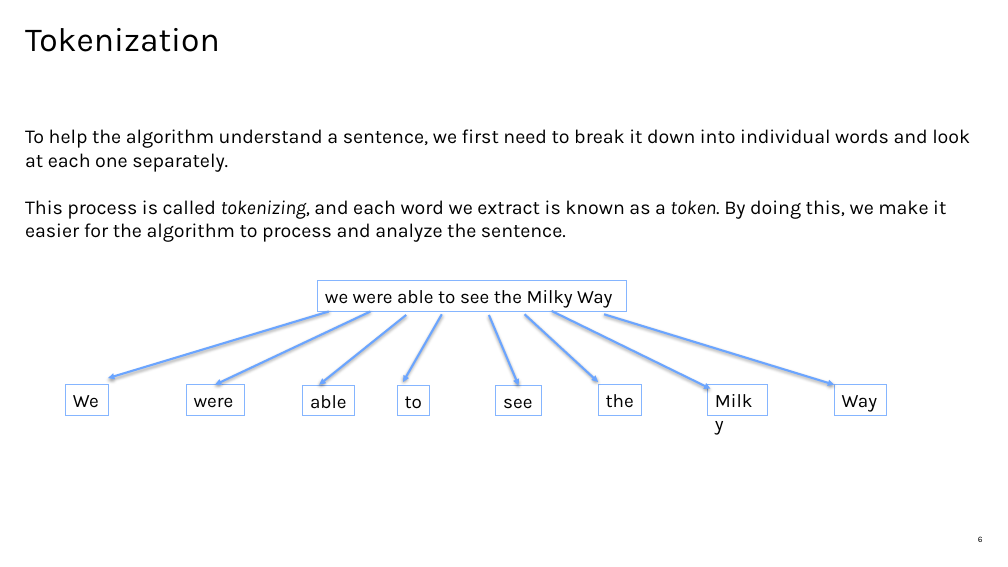
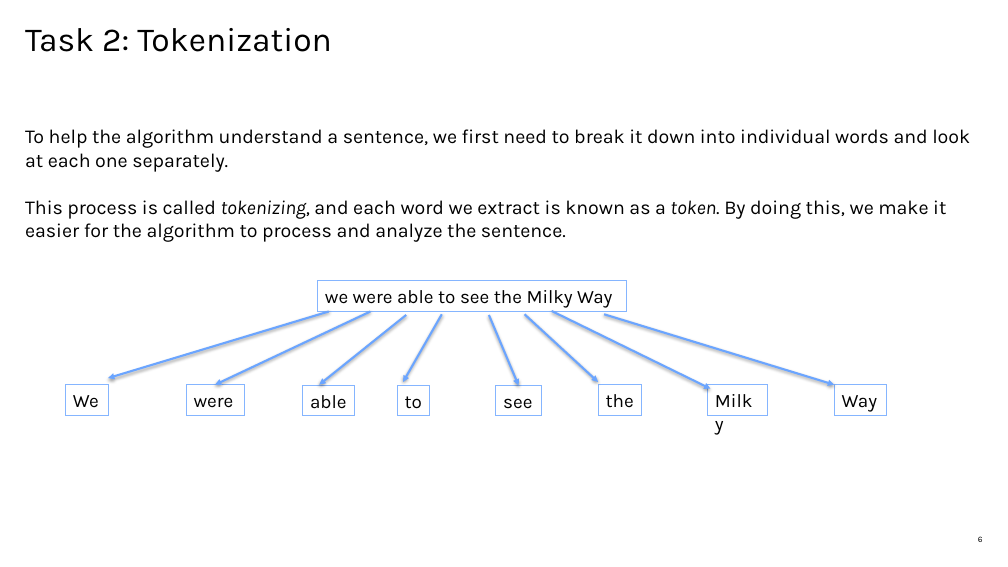
Before and after one commit to apischdo/saintpeters, a slide deck: slide 6 of NLP_Steps.pptx. Drawn at 1008x567 pixels with LibreOffice and Linux fonts; fonts in the diff are those of the drawing. Boxes give left, top, right and bottom in pixels: in the first picture for what was removed or moved away, otherwise in the second. Text is boxed around its words. In the diff, an @@ line names an element or a change of style, - is before the commit and + after.

```diff
--- a/NLP_Steps.pptx
+++ b/NLP_Steps.pptx
@@ title at [25,28,332,52]: text changed @@
-Tokenization
+Task 2: Tokenization
```
Also in this commit, not shown: 10 other slides changed.
